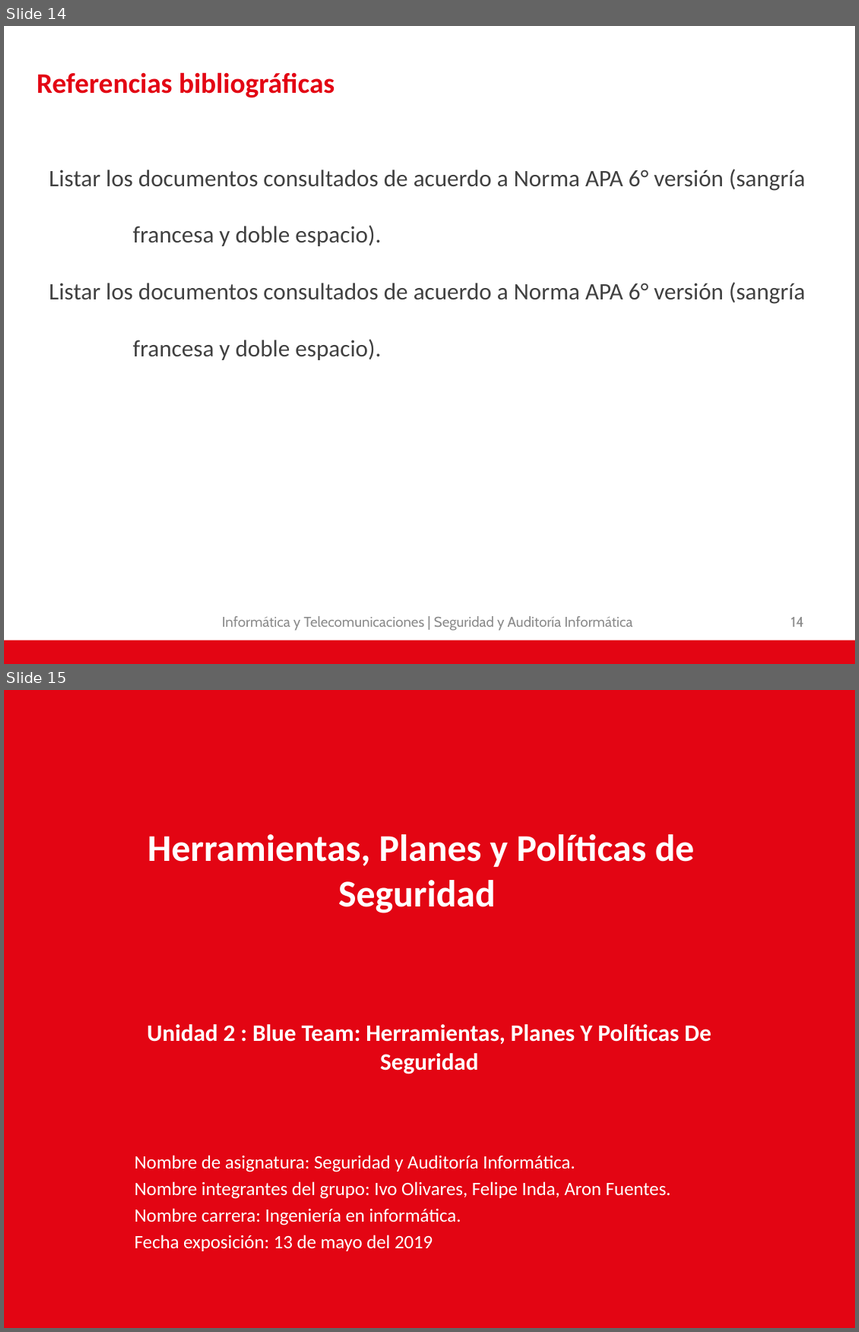
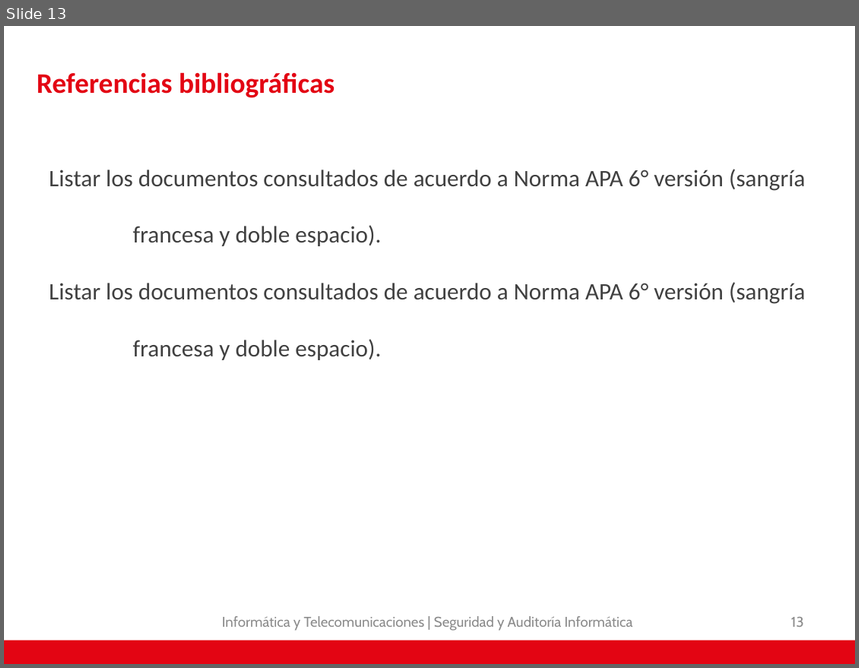
Before and after one commit to AdNNNN/inacap.2019, a slide deck: trabajos.inacap.2019/Seguridad y auditoria informática/Unidad 2/Problematica - Empresa JetBlack II.pptx. Shown one above the other, each under a label of ours: slides 14 and 15 before the commit, slide 13 after it. The pictures are 859x1332 and 859x668 pixels, drawn with LibreOffice and Linux fonts; fonts in the diff are those of the drawing; background and template pictures are left out. Boxes give left, top, right and bottom in pixels: in the first picture for what was removed or moved away, otherwise in the second. Text is boxed around its words. In the diff, an @@ line names an element or a change of style, - is before the commit and + after.

Commit message:
powerpoint jetblack 2 seguridad

```diff
--- a/trabajos.inacap.2019/Seguridad y auditoria informática/Unidad 2/Problematica - Empresa JetBlack II.pptx
+++ b/trabajos.inacap.2019/Seguridad y auditoria informática/Unidad 2/Problematica - Empresa JetBlack II.pptx
@@ slide 15 removed at bbox=[4, 690, 855, 1328], background #E30513 @@
@@ title removed at bbox=[148, 834, 695, 913] @@
-Herramientas, Planes y Políticas de Seguridad
@@ subtitle removed at bbox=[147, 1024, 712, 1075] @@
-Unidad 2 : Blue Team: Herramientas, Planes Y Políticas De Seguridad
@@ text removed at bbox=[135, 1155, 671, 1252] @@
-Nombre de asignatura: Seguridad y Auditoría Informática.
-Nombre integrantes del grupo: Ivo Olivares, Felipe Inda, Aron Fuentes.
-Nombre carrera: Ingeniería en informática.
-Fecha exposición: 13 de mayo del 2019
@@ what was slide 14 is now slide 13 @@
@@ page number at bbox=[791, 617, 804, 627]: text changed @@
-14
+13
```
Also in this commit, not shown: 2 slides changed, 1 other slide removed.
